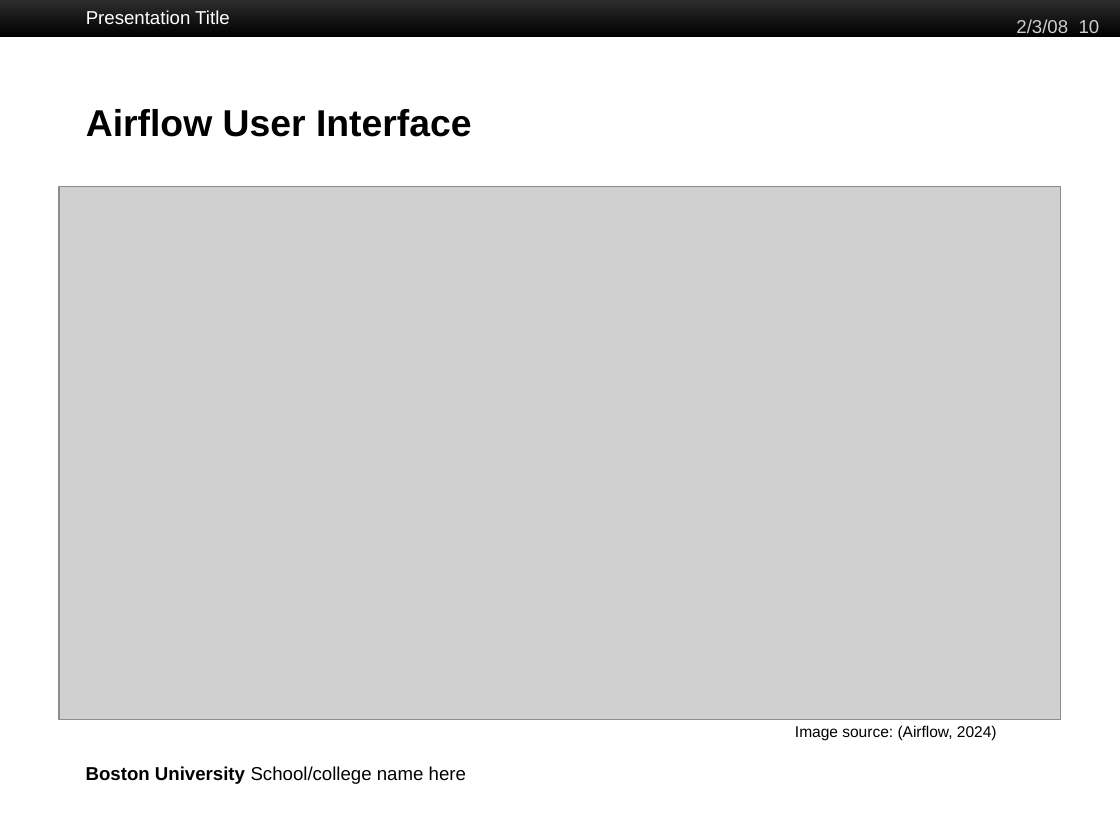
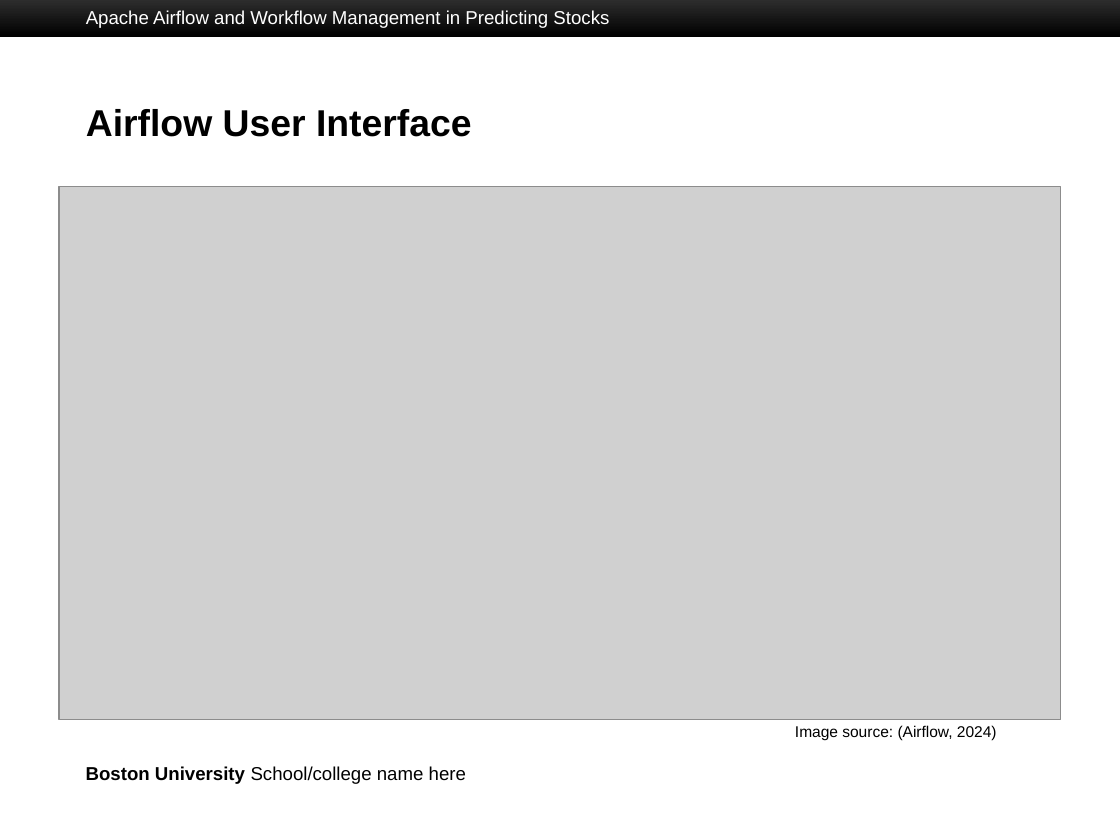
Before and after one commit to Stanford997/CS777-Term-Paper, a slide deck: slide 10 of documents/METCS777-Term-Paper--Nguyen-Cao.pptx. Drawn at 1120x840 pixels with LibreOffice and Linux fonts; fonts in the diff are those of the drawing; grey boxes stand for pictures; background and template pictures are left out. Boxes give left, top, right and bottom in pixels: in the first picture for what was removed or moved away, otherwise in the second. Text is boxed around its words. In the diff, an @@ line names an element or a change of style, - is before the commit and + after.

```diff
--- a/documents/METCS777-Term-Paper--Nguyen-Cao.pptx
+++ b/documents/METCS777-Term-Paper--Nguyen-Cao.pptx
@@ text at [86,10,609,28]: text changed @@
-Presentation Title
+Apache Airflow and Workflow Management in Predicting Stocks
@@ text removed at [1016,19,1100,38] @@
-2/3/08 10
```
Also in this commit, not shown: 10 other slides changed, 2 slides added, 2 slides removed, 1 other file.
